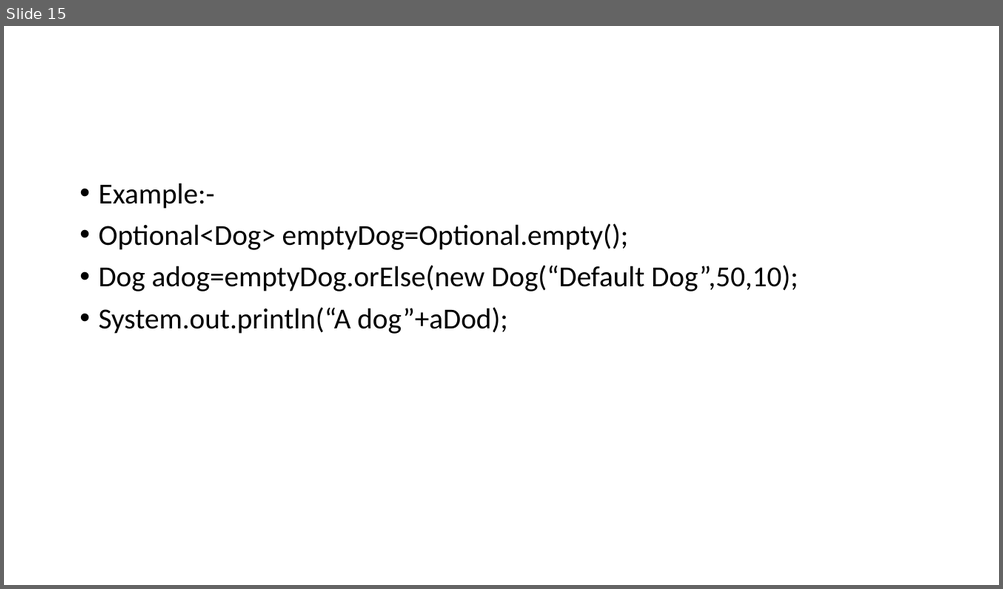
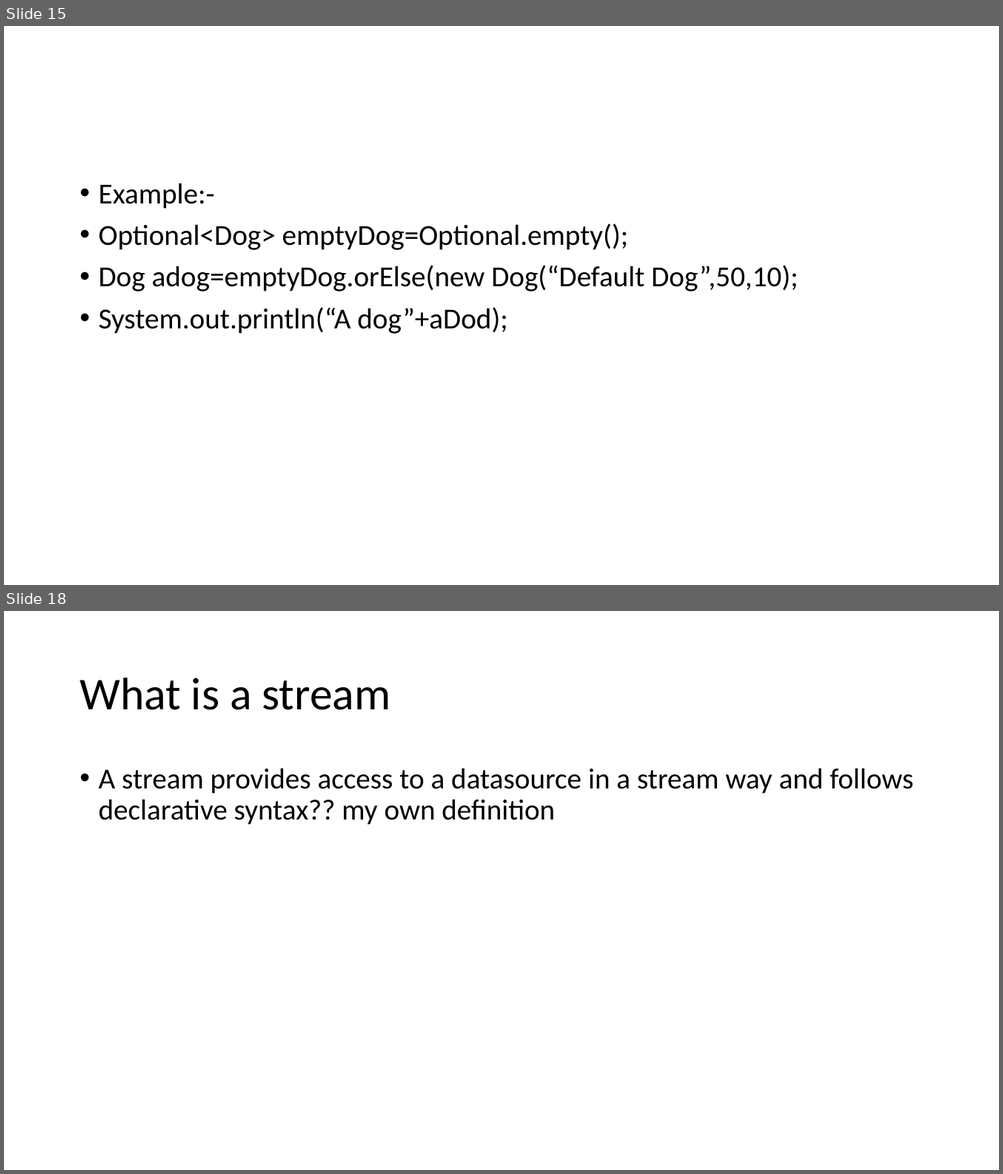
Before and after one commit to aroranishant8/JavaNotes, a slide deck: Java8/Lambda/Streams.pptx. Shown one above the other, each under a label of ours: slide 15 before the commit, slides 15 and 18 after it; the slides between them are not shown. The pictures are 1003x589 and 1003x1174 pixels, drawn with LibreOffice and Linux fonts; fonts in the diff are those of the drawing. Boxes give left, top, right and bottom in pixels: in the first picture for what was removed or moved away, otherwise in the second. Text is boxed around its words. In the diff, an @@ line names an element or a change of style, - is before the commit and + after.

```diff
--- a/Java8/Lambda/Streams.pptx
+++ b/Java8/Lambda/Streams.pptx
@@ slide 18 added at box(4, 611, 999, 1170), background #FFFFFF @@
@@ title added at box(79, 678, 391, 710), 44 pt, text #000000 @@
+What is a stream
@@ text added at box(99, 768, 913, 825), 28 pt, text #000000 @@
+• A stream provides access to a datasource in a stream way and follows declarative syntax?? my own definition
```
Also in this commit, not shown: 2 other slides added, 4 other files.
